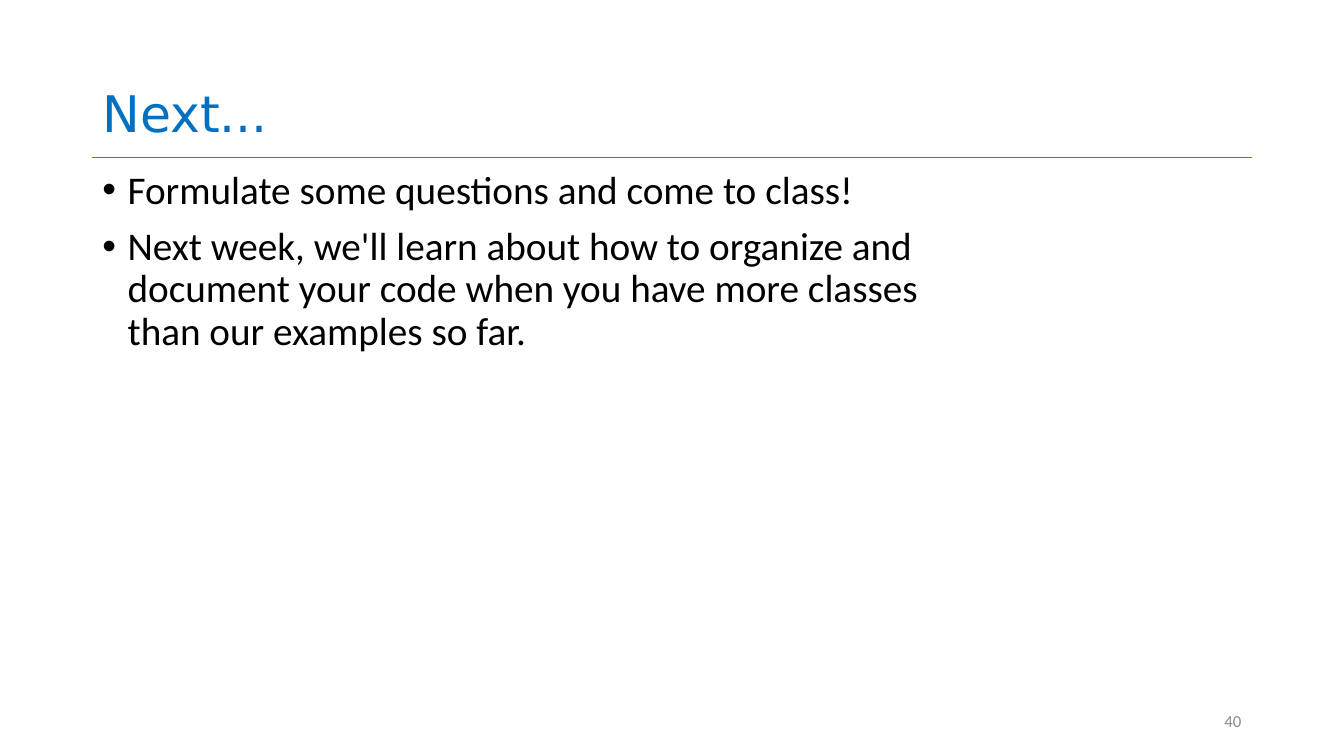
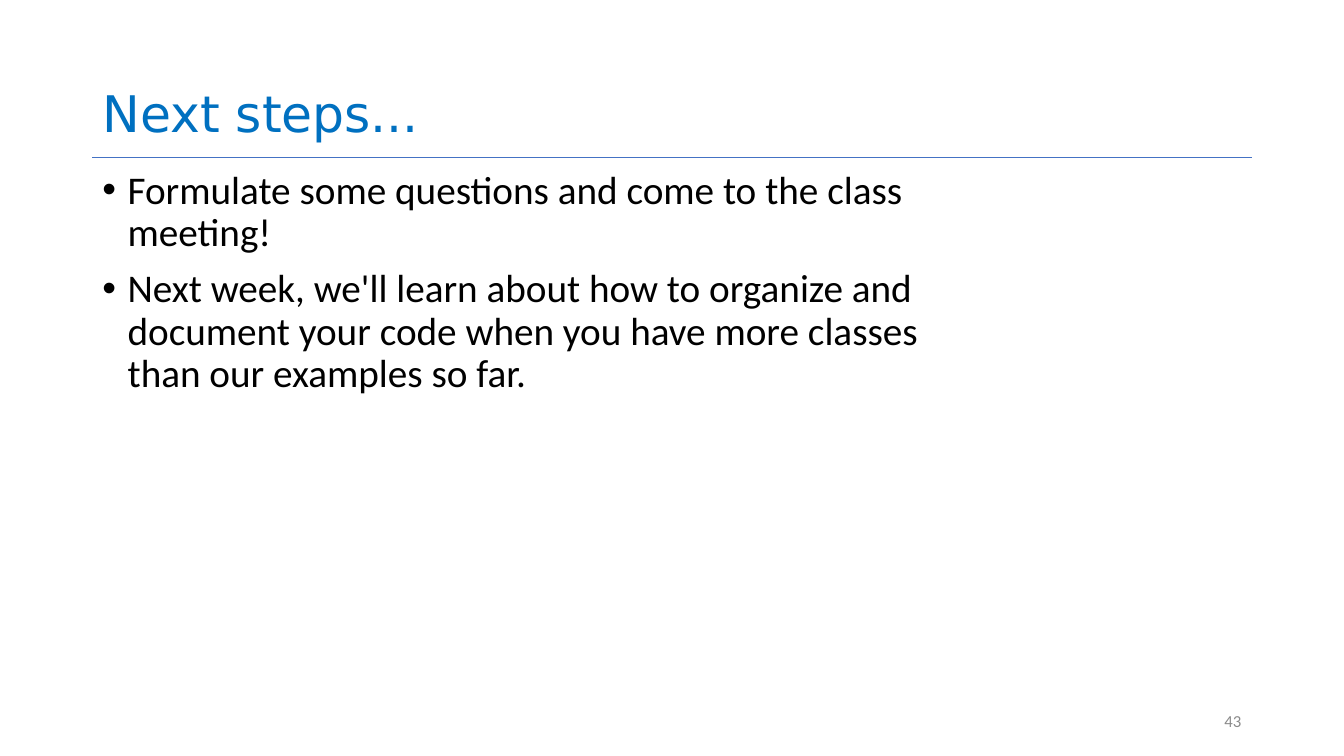
Before and after one commit to neu-se/CS4530-CS5500-Spring-2021, a slide deck: slide 43 of Slides/Lesson 1.3 Object-Oriented Principles.pptx (slide 40 before the commit). Drawn at 1344x756 pixels with LibreOffice and Linux fonts; fonts in the diff are those of the drawing. Boxes give left, top, right and bottom in pixels: in the first picture for what was removed or moved away, otherwise in the second. Text is boxed around its words. In the diff, an @@ line names an element or a change of style, - is before the commit and + after.

```diff
--- a/Slides/Lesson 1.3 Object-Oriented Principles.pptx
+++ b/Slides/Lesson 1.3 Object-Oriented Principles.pptx
@@ title at <box>102,95,419,143</box>: text changed @@
-Next...
+Next steps...
@@ text at <box>128,176,902,253</box>: text changed @@
-• Formulate some questions and come to class!
+• Formulate some questions and come to the class meeting!
@@ page number at <box>1224,716,1241,727</box>: text changed @@
-40
+43
```
Also in this commit, not shown: 16 other slides changed, 3 slides added, 3 other files.
